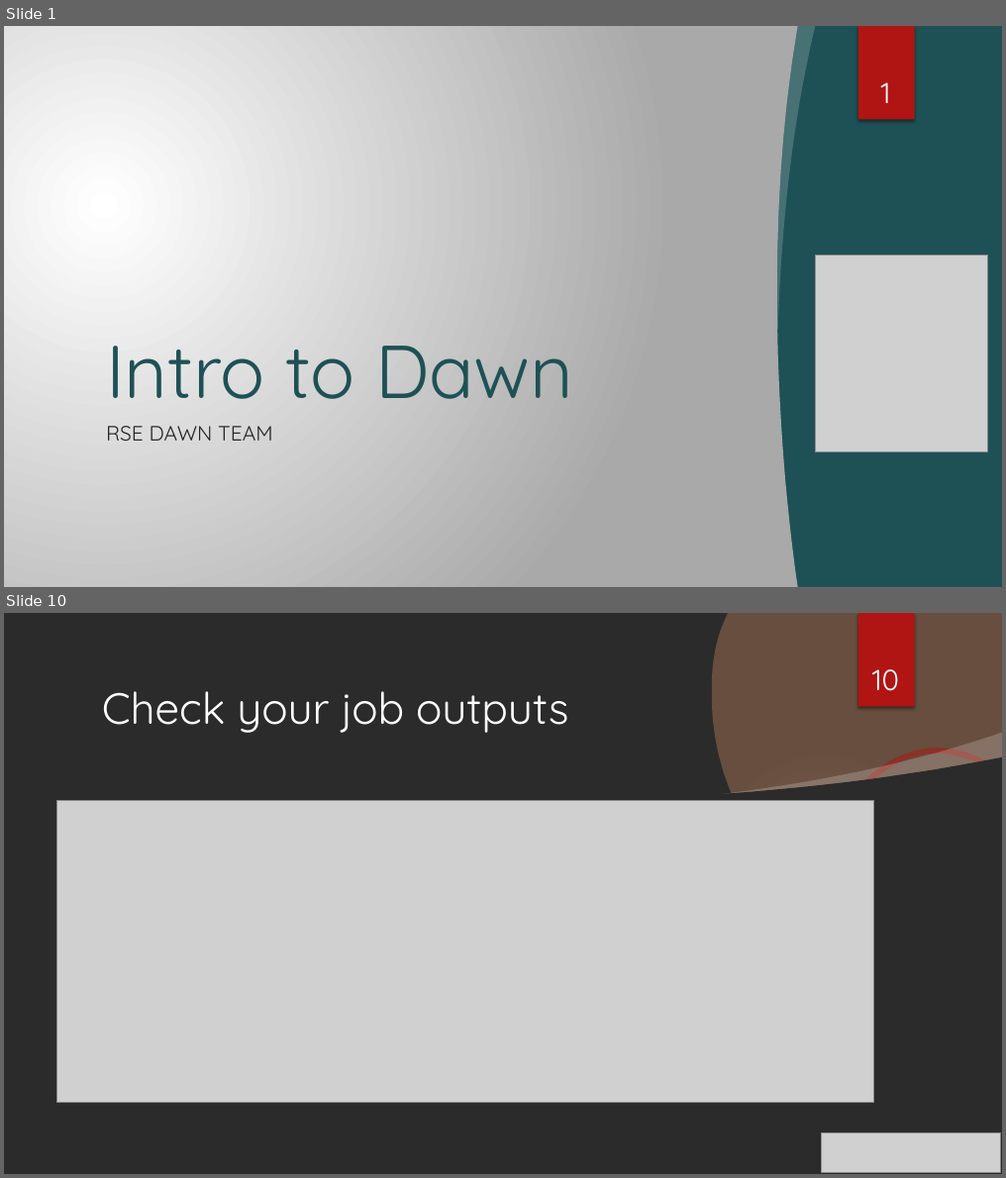
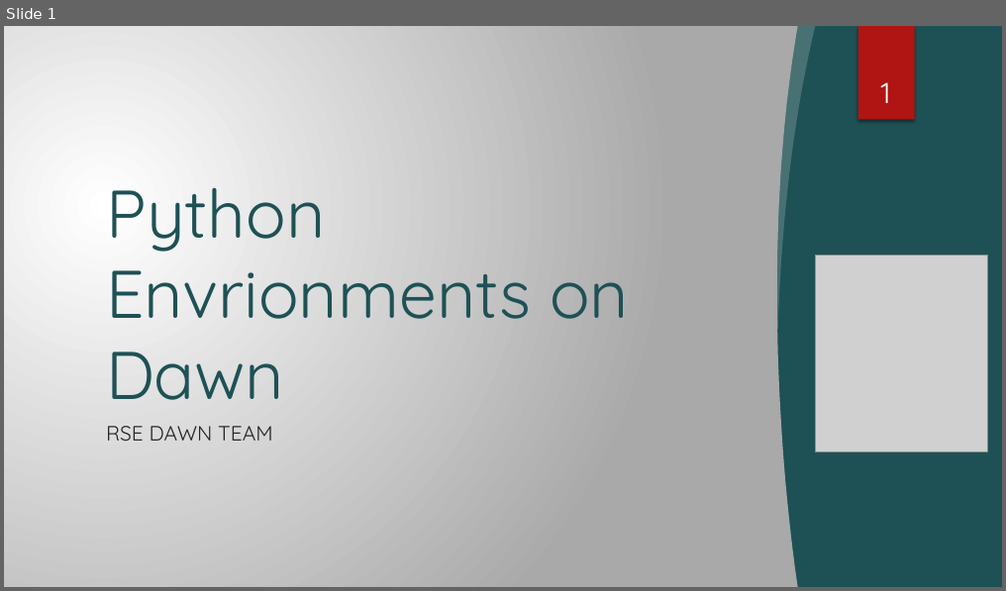
Before and after one commit to RSE-Cambridge/Intro-to-Dawn, a slide deck: Part3-PythonEnvironments/Slides/PyEnvs_onDAWN.pptx. Shown one above the other, each under a label of ours: slides 1 and 10 before the commit, slide 1 after it; the slides between them are not shown. The pictures are 1006x1178 and 1006x591 pixels, drawn with LibreOffice and Linux fonts; fonts in the diff are those of the drawing; grey boxes stand for pictures; background and template pictures are left out; a plain dark background stands for a picture behind light text. Boxes give left, top, right and bottom in pixels: in the first picture for what was removed or moved away, otherwise in the second. Text is boxed around its words. In the diff, an @@ line names an element or a change of style, - is before the commit and + after.

```diff
--- a/Part3-PythonEnvironments/Slides/PyEnvs_onDAWN.pptx
+++ b/Part3-PythonEnvironments/Slides/PyEnvs_onDAWN.pptx
@@ slide 10 removed at [4, 613, 1002, 1174], background picture (left out); not listed: 1 template element that a slide beside it also shows @@
@@ freeform shape removed at [712, 613, 1002, 995] @@
@@ rectangle removed at [858, 613, 915, 707] @@
@@ page number removed at [872, 669, 899, 691] @@
-10
@@ title removed at [102, 691, 568, 733] @@
-Check your job outputs
@@ freeform shape removed at [4, 758, 1002, 1174] @@
@@ ellipse removed at [709, 750, 939, 980] @@
@@ freeform shape removed at [718, 733, 1002, 800] @@
@@ freeform shape removed at [810, 751, 1002, 1174] @@
@@ picture removed at [57, 801, 874, 1103] @@
@@ picture removed at [822, 1134, 1001, 1173] @@
@@ slide 1 changed as well @@
@@ title at [106, 187, 629, 400]: text changed; size 72 to 64.8 pt @@
-Intro to Dawn
+Python Envrionments on Dawn
```
Also in this commit, not shown: 2 other slides changed, 7 slides added, 23 other slides removed, 1 other file.
